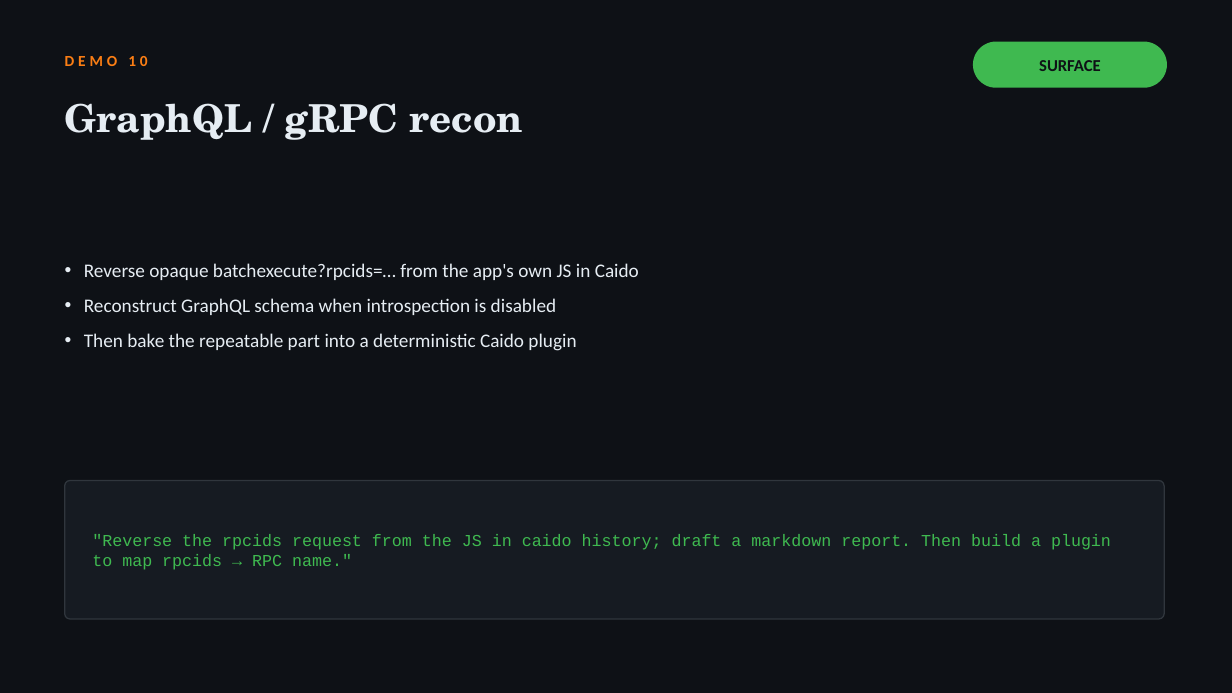
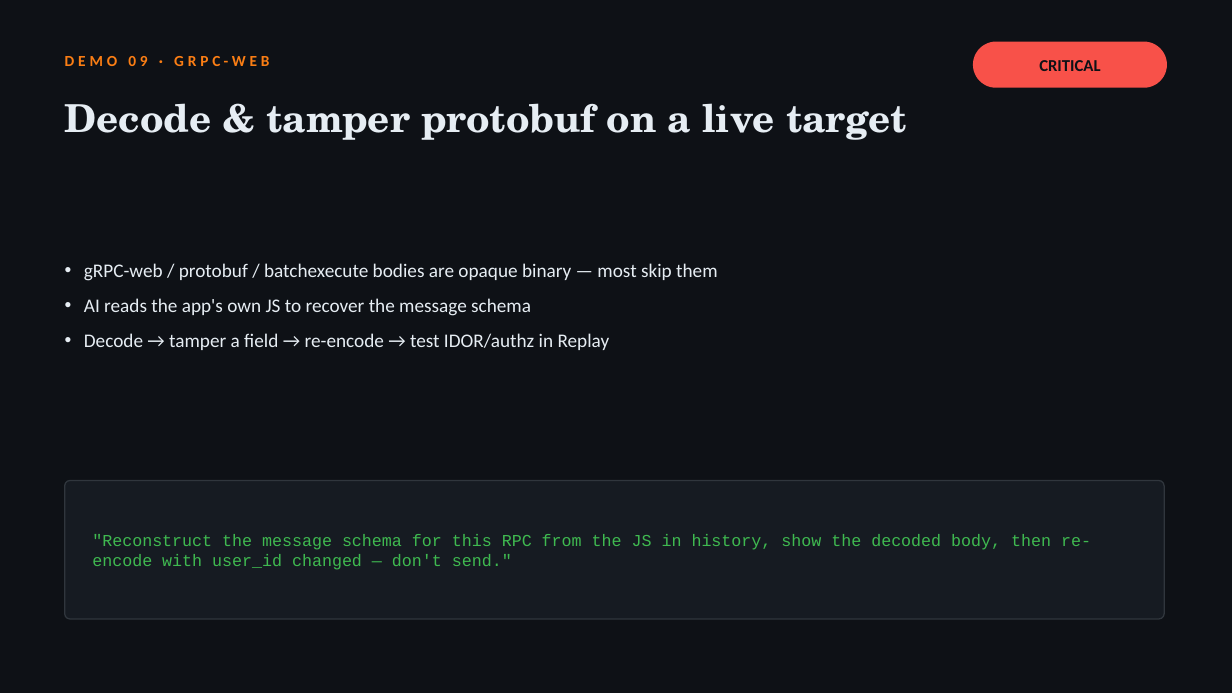
Before and after one commit to jaiswalakshansh/caido-ai-workshop, a slide deck: slide 23 of slides/your-ai-needs-a-proxy.pptx (slide 24 before the commit). Drawn at 1232x693 pixels with LibreOffice and Linux fonts; fonts in the diff are those of the drawing. Boxes give left, top, right and bottom in pixels: in the first picture for what was removed or moved away, otherwise in the second. Text is boxed around its words. In the diff, an @@ line names an element or a change of style, - is before the commit and + after.

Commit message:
Replace demos 06-10 with real plugin-grounded workflows (AuthMatrix, ParamFinder, archive recon, gRPC/protobuf, GraphQL)

```diff
--- a/slides/your-ai-needs-a-proxy.pptx
+++ b/slides/your-ai-needs-a-proxy.pptx
@@ text at (x1=65, y1=56, x2=269, y2=66): text changed @@
-DEMO 10
+DEMO 09 · GRPC-WEB
@@ rounded rectangle at (x1=973, y1=42, x2=1167, y2=88): fill #3FB950 to #F85149 @@
@@ text at (x1=1039, y1=60, x2=1100, y2=71): text changed @@
-SURFACE
+CRITICAL
@@ text at (x1=65, y1=103, x2=907, y2=140): text changed @@
-GraphQL / gRPC recon
+Decode & tamper protobuf on a live target
@@ text at (x1=84, y1=263, x2=717, y2=350): text changed @@
-• Reverse opaque batchexecute?rpcids=… from the app's own JS in Caido
-• Reconstruct GraphQL schema when introspection is disabled
-• Then bake the repeatable part into a deterministic Caido plugin
+• gRPC-web / protobuf / batchexecute bodies are opaque binary — most skip them
+• AI reads the app's own JS to recover the message schema
+• Decode → tamper a field → re-encode → test IDOR/authz in Replay
@@ text at (x1=92, y1=534, x2=1091, y2=570): text changed @@
-"Reverse the rpcids request from the JS in caido history; draft a markdown report. Then build a plugin to map rpcids → RPC name."
+"Reconstruct the message schema for this RPC from the JS in history, show the decoded body, then re-encode with user_id changed — don't send."
```
Also in this commit, not shown: 3 other slides changed, 2 slides added, 2 slides removed, 14 other files.
